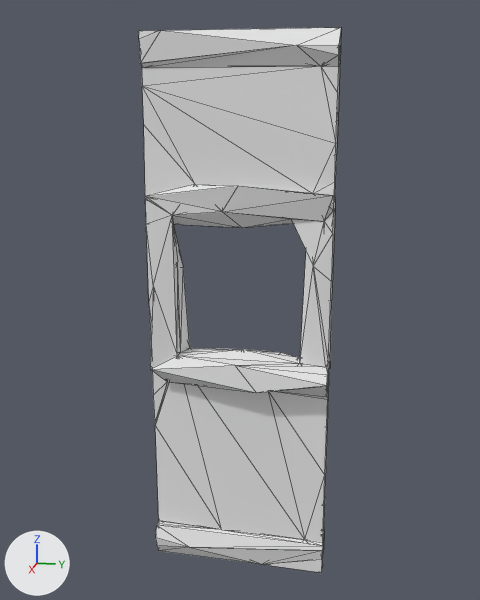
The glTF model art/kit/walls/wall.wood.window/wall.wood.window.glb, before and after one commit.
Both versions are drawn from a 50 mm lens placed at (3.489, 0.7, 2.477), pointed at (-0.024, -0.003, 1.599). The axes (+X, +Y, +Z) are drawn at lower left. The lights are the same throughout. The first picture is the older version. Mesh edges are drawn as thin lines.

Names of what the first picture shows: 'window'.
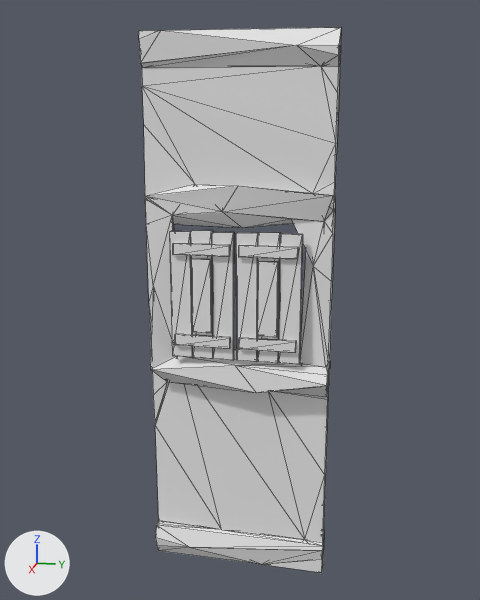
What differs and where, as boxes [x1, y1, x2, y2] in the pictures (480 x 600 px):
'shutter_a', added: after [236, 232, 303, 364]
'shutter_b', added: after [170, 230, 234, 360]

The change in detail:
Mesh me_shutter_b is new.
It consists of a box spanning x 0.0..0.03, y 0.0..0.111, z 0.0..0.69; a box spanning x 0.0..0.03, y 0.115..0.226, z 0.0..0.699; a box spanning x 0.0..0.03, y 0.23..0.341, z 0.0..0.692; a box spanning x 0.03..0.05, y 0.02..0.325, z 0.07..0.13; a box spanning x 0.03..0.05, y 0.02..0.325, z 0.57..0.63; a box spanning x 0.03..0.05, y 0.121..0.224, z 0.15..0.55.
It uses material mat_palette (white #e7e7e7).
Mesh me_shutter_a is new.
It consists of a box spanning x 0.0..0.03, y -0.111..0.0, z 0.0..0.692; a box spanning x 0.0..0.03, y -0.226..-0.115, z 0.0..0.697; a box spanning x 0.0..0.03, y -0.341..-0.23, z 0.0..0.692; a box spanning x 0.03..0.05, y -0.325..-0.02, z 0.07..0.13; a box spanning x 0.03..0.05, y -0.325..-0.02, z 0.57..0.63; a box spanning x 0.03..0.05, y -0.224..-0.121, z 0.15..0.55.
It uses material mat_palette (white #e7e7e7).
Object 'shutter_b' (ob_shutter_b) is new; it shows me_shutter_b.
Its location is (0.1, -0.35, 1.3).
Object 'shutter_a' (ob_shutter_a) is new; it shows me_shutter_a.
Its location is (0.1, 0.35, 1.3).
